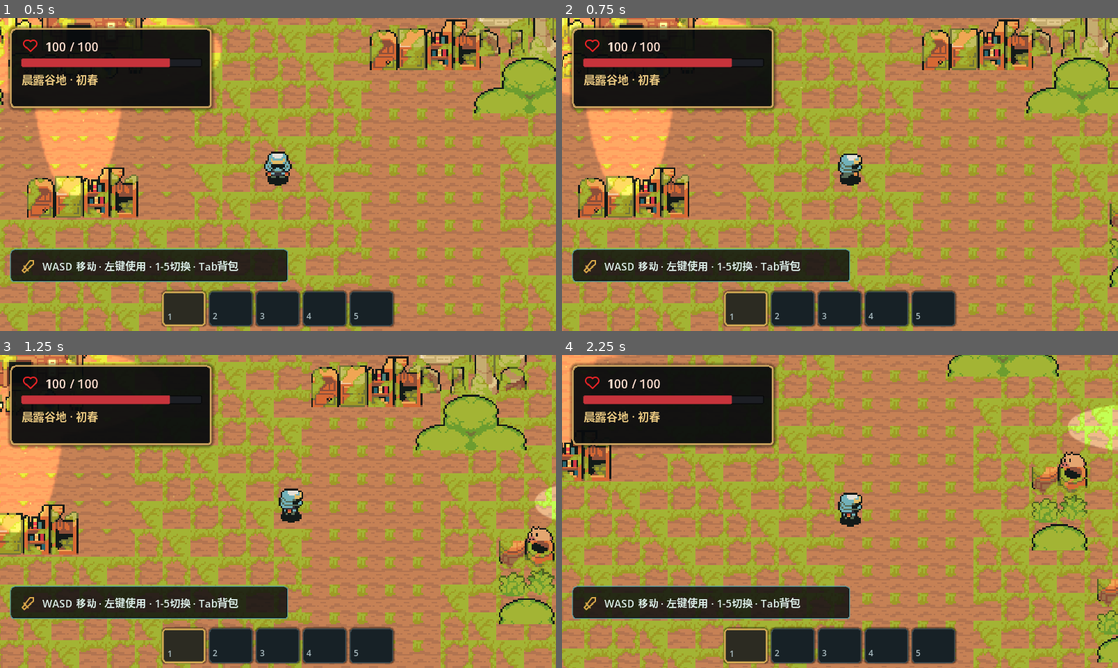
Above: before the commit, frames 1-4 (two rows, left to right).
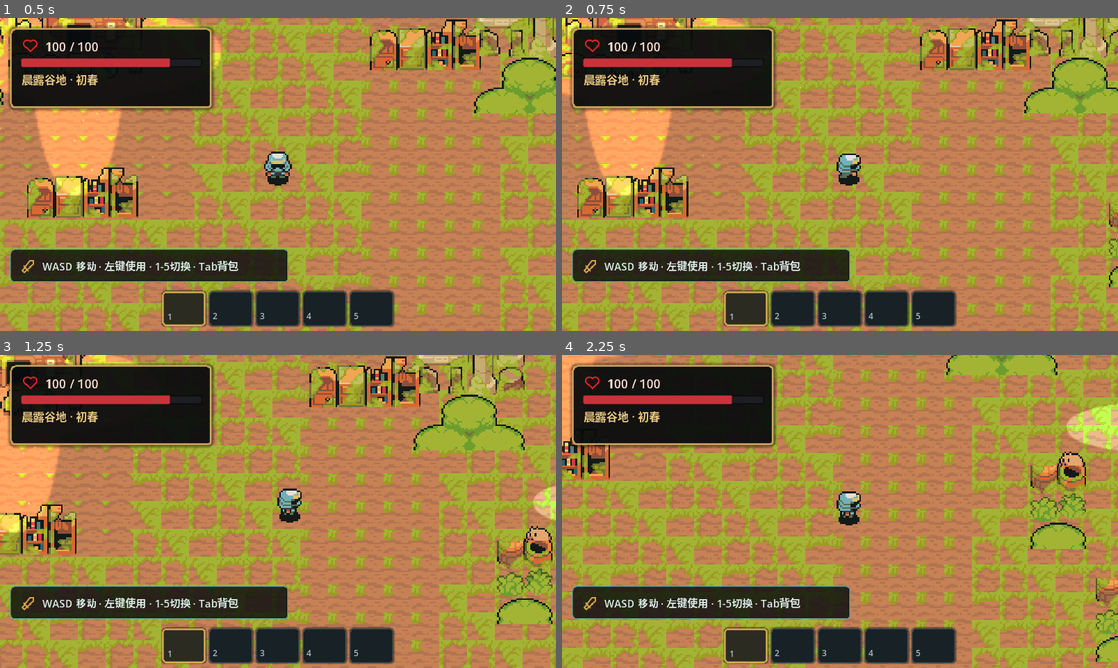
Above: after the commit, the same moments.

Repository: smple15981/mygames
Game: Godot game, scene res://scenes/bootstrap/main.tscn
Same seed, same stepped clock (60 frames per second), same inputs: the game is played once before the commit and once after it.
Inputs (mouse positions are in pixels of both pictures, inside the frame that each line leads up to):
- Up to frame 1 (0.5 s): no input
- Up to frame 2 (0.75 s): tap Enter at 0.5 s; move the mouse to (962, 158) at 0.52 s; press the mouse at (962, 158) at 0.53 s; hold D (move_right) from 0.53 s (still down)
- Up to frame 3 (1.25 s): keep holding D (move_right)
- Up to frame 4 (2.25 s): move the mouse to (728, 527) at 1.27 s; release D (move_right) at 1.28 s; release the mouse at (728, 527) at 1.28 s; hold S (move_down) 1.28-2.03 s; click (728, 527) at 1.35 s; move the mouse to (895, 442) at 2.02 s; press the mouse at (895, 442) at 2.03 s; hold D (move_right) from 2.03 s (still down)

Frame 1 is identical in both runs. In frame 2, 15% of the frame differs, in the area x 0-100%, y 0-100%; in frame 3, 16%; in frame 4, 17%.

Commit message:
feat: replace hard-coded camera with bounded rig

Diff:
--- a/scenes/player/player.tscn
+++ b/scenes/player/player.tscn
@@ -6,6 +6,7 @@
 [ext_resource type="Script" path="res://scripts/inventory/inventory_model.gd" id="4_inventory"]
 [ext_resource type="Script" path="res://scripts/player/item_user.gd" id="5_item_user"]
 [ext_resource type="Script" path="res://scripts/player/player_stats.gd" id="6_stats"]
+[ext_resource type="Script" path="res://scripts/player/camera_rig.gd" id="7_camera"]
 
 [sub_resource type="RectangleShape2D" id="Shape_player"]
 size = Vector2(16, 12)
@@ -41,9 +42,4 @@
 inventory_path = NodePath("../Inventory")
 
 [node name="Camera2D" type="Camera2D" parent="."]
-position_smoothing_enabled = true
-position_smoothing_speed = 7.0
-limit_left = 0
-limit_top = 0
-limit_right = 1280
-limit_bottom = 768
+script = ExtResource("7_camera")
Not shown: 1 places in scenes/player/player.tscn that only renumber resources
